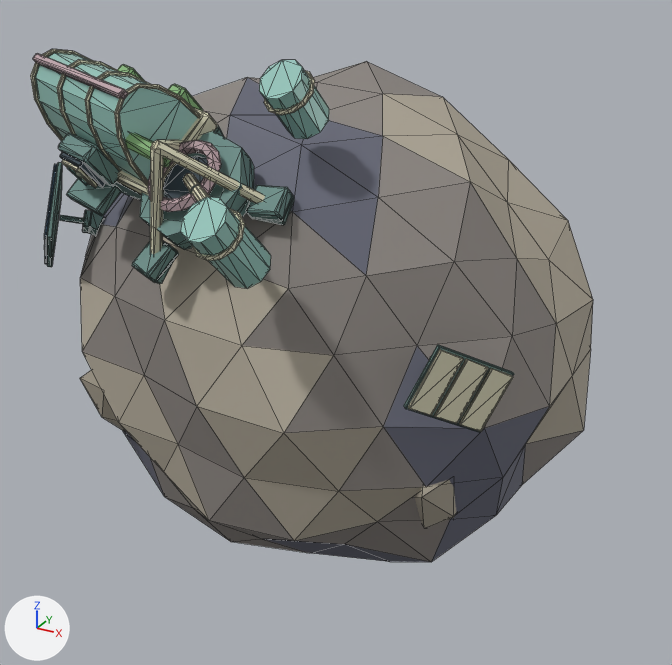
The glTF model apps/web/public/assets/blender/v1/s5/asteroids.glb, before and after one commit.
One viewpoint serves both versions: a camera (50 mm lens) standing at (1.15, -2.01, 0.98) and looking at (0.03, 0.03, -0.04). Lighting does not change. The marker at lower left points along +X, +Y and +Z. The older version comes first. Mesh edges are drawn as thin lines. Where no turn or scale is listed for an object, it has been applied to the vertices. Vertices at exactly the same position are counted once.

The older version as bpy lines, for what is in view:
```python
me_s5_asteroids_cleaved_companion_fragment_mesh_001 = bpy.data.meshes.new('S5_asteroids_cleaved_companion_fragment_mesh.001')
me_s5_asteroids_cleaved_companion_fragment_mesh_001.from_pydata(...)  # 1779 vertices, 3372 faces; spans x -0.1..1.46, y -0.77..0.52, z -0.26..1.13
me_s5_asteroids_cleaved_companion_fragment_mesh_001.materials.append(mat_janus_s5_asteroids_terrain_dark)  # grey #676978
me_s5_asteroids_cleaved_companion_fragment_mesh_001.materials.append(mat_janus_s5_asteroids_terrain_light)  # grey #b0a898
me_s5_asteroids_cleaved_companion_fragment_mesh_001.materials.append(mat_janus_s5_asteroids_metal)  # greyish cyan #70908b
me_s5_asteroids_cleaved_companion_fragment_mesh_001.materials.append(mat_janus_s5_asteroids_accent)  # grey #bea4aa
me_s5_asteroids_cleaved_companion_fragment_mesh_001.materials.append(mat_janus_s5_asteroids_shadow)  # dark blue #364650
me_s5_asteroids_cleaved_companion_fragment_mesh_001.materials.append(mat_janus_s5_asteroids_glass)  # greyish cyan #95c5bb
me_s5_asteroids_cleaved_companion_fragment_mesh_001.materials.append(mat_janus_s5_asteroids_hull)  # pale yellow #ddd9bd
me_s5_asteroids_cleaved_companion_fragment_mesh_001.materials.append(mat_janus_s5_asteroids_light)  # pale green #dce9cd
me_s5_asteroids_cleaved_companion_fragment_mesh_001.materials.append(mat_janus_s5_asteroids_green)  # green #89b77c
me_s5_asteroids_cleaved_companion_fragment_mesh_001.materials.append(mat_janus_s5_asteroids_terrain)  # grey #8b8580
me_s5_asteroids_cleaved_companion_fragment_mesh_001.materials.append(mat_janus_s5_asteroids_panel)  # dark blue #344e65
ob_s5_asteroids___modeled_surfaces = bpy.data.objects.new('S5_asteroids • modeled surfaces', me_s5_asteroids_cleaved_companion_fragment_mesh_001)
ob_s5_asteroids___modeled_surfaces.location = (-0.75, 0.045, -0.4)
```
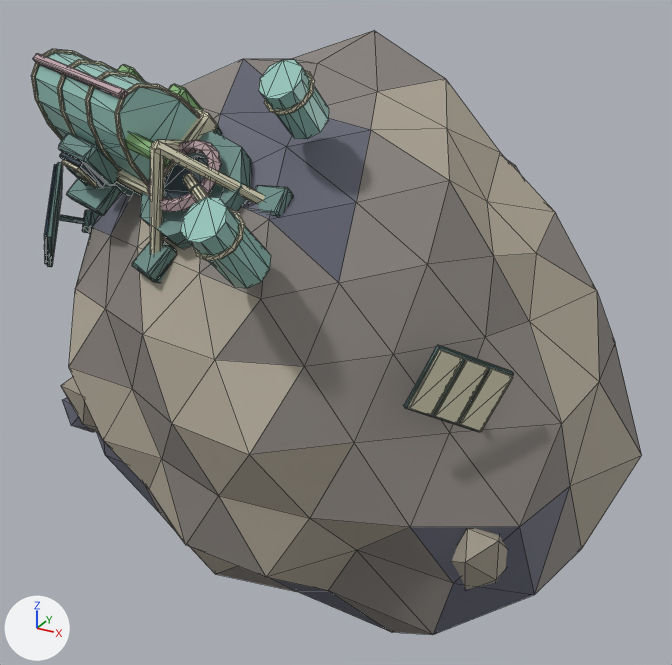
Where the newer file only moved an object's origin or applied its transform, the numbers keep the older frame.

The edits, one by one:
me_s5_asteroids_cleaved_companion_fragment_mesh_001 is used by ob_s5_asteroids___modeled_surfaces.
me_s5_asteroids_cleaved_companion_fragment_mesh_001 had 1779 vertices, 3372 faces and spanned x -0.1..1.46, y -0.77..0.52, z -0.26..1.13.
me_s5_asteroids_cleaved_companion_fragment_mesh_001 now has 1779 vertices, 3370 faces and spans x -0.3..1.6, y -0.77..0.63, z -0.36..1.14.
me_s5_asteroids_cleaved_companion_fragment_mesh_001 part 1: the loose piece of 12 vertices spanning x -0.1..0.1, y -0.06..0.06, z -0.08..0.08 is moved by (-0.2, 0.01, -0.15).
me_s5_asteroids_cleaved_companion_fragment_mesh_001 part 2: the loose piece of 12 vertices spanning x 0.22..0.34, y -0.46..-0.25, z 0.06..0.31 is moved by (-0.04, -0.03, -0.02).
me_s5_asteroids_cleaved_companion_fragment_mesh_001 part 3: the loose piece of 12 vertices spanning x 1.17..1.29, y -0.43..-0.21, z 0.02..0.28 is moved by (0.14, -0.08, -0.07).
me_s5_asteroids_cleaved_companion_fragment_mesh_001 part 4: the loose piece of 162 vertices spanning x 0.03..1.46, y -0.61..0.52, z -0.26..1.07 is rebuilt with 162 vertices and now spans x 0.01..1.6, y -0.71..0.63, z -0.36..1.14.
me_s5_asteroids_cleaved_companion_fragment_mesh_001 part 5: 13 vertices moved within x 0.22..0.95, y -0.7..-0.34, z 0.65..1.08; 37 vertices removed from x 0.07..0.95, y -0.7..-0.28, z 0.65..1.12; 37 vertices added at x 0.07..0.95, y -0.7..-0.28, z 0.65..1.12.
me_s5_asteroids_cleaved_companion_fragment_mesh_001 part 6: 2 vertices moved within x 1.28..1.35, y -0.52..-0.43, z 0.42..0.48; 8 vertices removed from x 1.25..1.34, y -0.52..-0.39, z 0.42..0.56; 8 vertices added at x 1.24..1.35, y -0.52..-0.4, z 0.42..0.56.
Other edits to the shape of me_s5_asteroids_cleaved_companion_fragment_mesh_001 do not show in these pictures.

Pixel boxes [x1, y1, x2, y2] of what changed, in the pictures (672 x 665 px; the box of a moved part takes in the faces that stretch with it):
'S5_asteroids • modeled surfaces', reshaped (8% wider, 18% taller)
    before: [30, 49, 593, 562]
    after: [31, 31, 641, 635]
part 1 of me_s5_asteroids_cleaved_companion_fragment_mesh_001, moved or reshaped (not visible before)
    after: [62, 397, 95, 432]
part 2 of me_s5_asteroids_cleaved_companion_fragment_mesh_001, moved or reshaped
    before: [80, 370, 125, 431]
    after: [61, 377, 99, 433]
part 3 of me_s5_asteroids_cleaved_companion_fragment_mesh_001, moved or reshaped
    before: [415, 480, 456, 528]
    after: [452, 528, 507, 589]
part 4 of me_s5_asteroids_cleaved_companion_fragment_mesh_001, rebuilt (11% wider, 21% taller)
    before: [80, 61, 593, 562]
    after: [69, 31, 641, 635]
part 5 of me_s5_asteroids_cleaved_companion_fragment_mesh_001, moved or reshaped
    before: [45, 52, 271, 281]
    after: [31, 52, 271, 246]
part 6 of me_s5_asteroids_cleaved_companion_fragment_mesh_001, moved or reshaped
    before: [411, 359, 480, 432]
    after: [434, 369, 513, 431]
